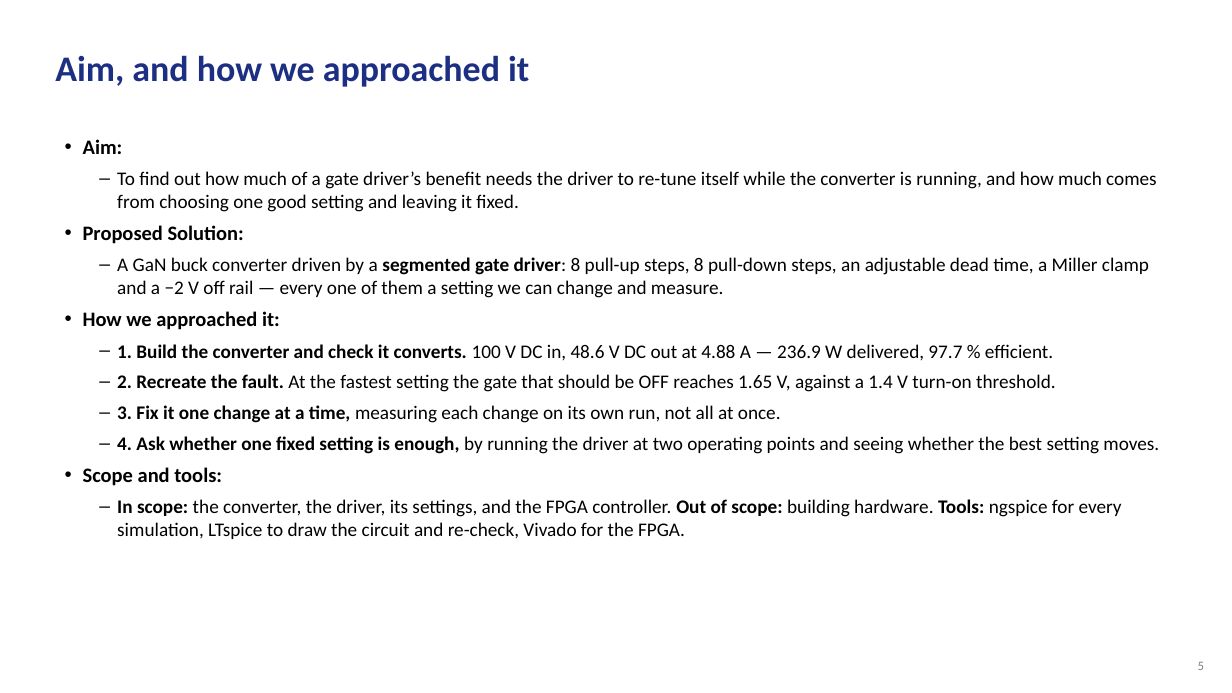
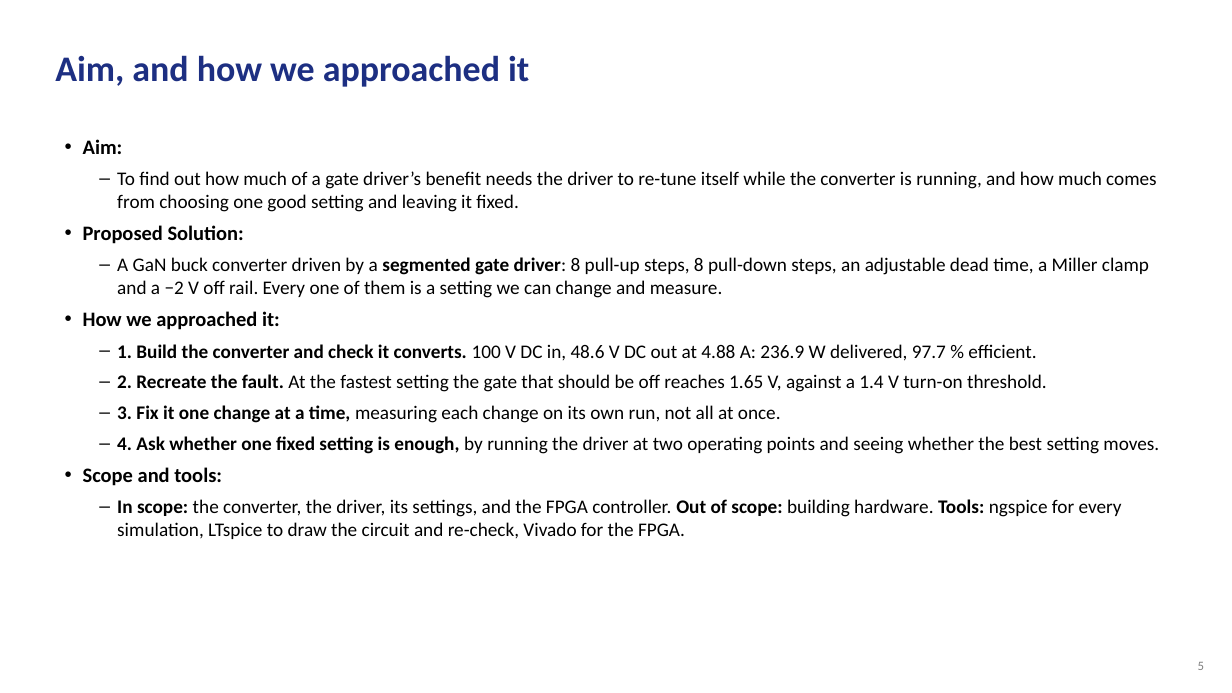
Before and after one commit to Amritha902/gan-driver, a slide deck: slide 5 of review/GaN_Review1_BACKUP.pptx. Drawn at 1232x693 pixels with LibreOffice and Linux fonts; fonts in the diff are those of the drawing. Boxes give left, top, right and bottom in pixels: in the first picture for what was removed or moved away, otherwise in the second. Text is boxed around its words. In the diff, an @@ line names an element or a change of style, - is before the commit and + after.

```diff
--- a/review/GaN_Review1_BACKUP.pptx
+++ b/review/GaN_Review1_BACKUP.pptx
@@ text at bbox=[117, 257, 1149, 298]: text changed @@
-– A GaN buck converter driven by a segmented gate driver: 8 pull-up steps, 8 pull-down steps, an adjustable dead time, a Miller clamp and a −2 V off rail — every one of them a setting we can change and measure.
+– A GaN buck converter driven by a segmented gate driver: 8 pull-up steps, 8 pull-down steps, an adjustable dead time, a Miller clamp and a −2 V off rail. Every one of them is a setting we can change and measure.
@@ text at bbox=[117, 344, 1047, 392]: text changed @@
-– 1. Build the converter and check it converts. 100 V DC in, 48.6 V DC out at 4.88 A — 236.9 W delivered, 97.7 % efficient.
-– 2. Recreate the fault. At the fastest setting the gate that should be OFF reaches 1.65 V, against a 1.4 V turn-on threshold.
+– 1. Build the converter and check it converts. 100 V DC in, 48.6 V DC out at 4.88 A: 236.9 W delivered, 97.7 % efficient.
+– 2. Recreate the fault. At the fastest setting the gate that should be off reaches 1.65 V, against a 1.4 V turn-on threshold.
```
Also in this commit, not shown: 43 other slides changed, 10 other files.
